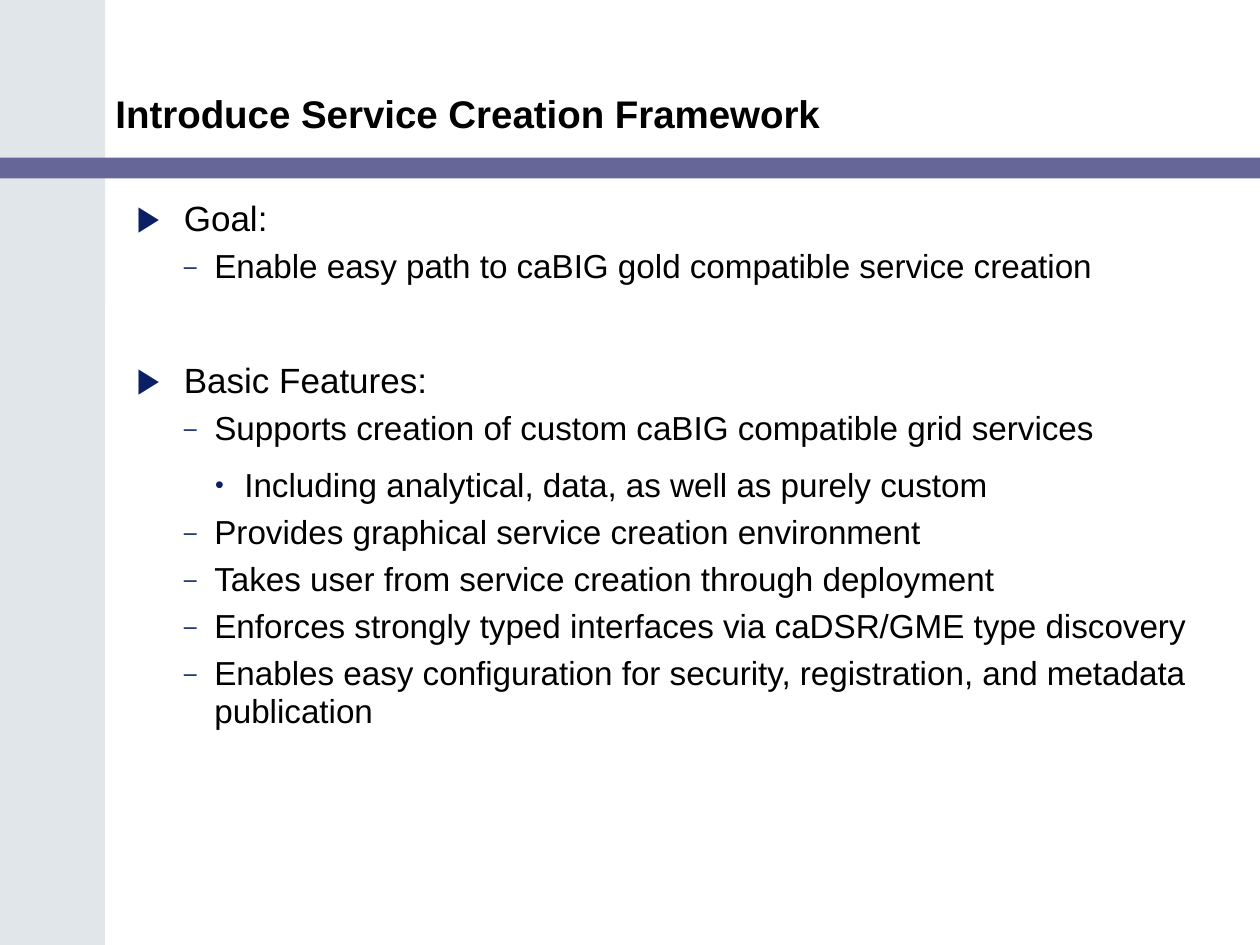
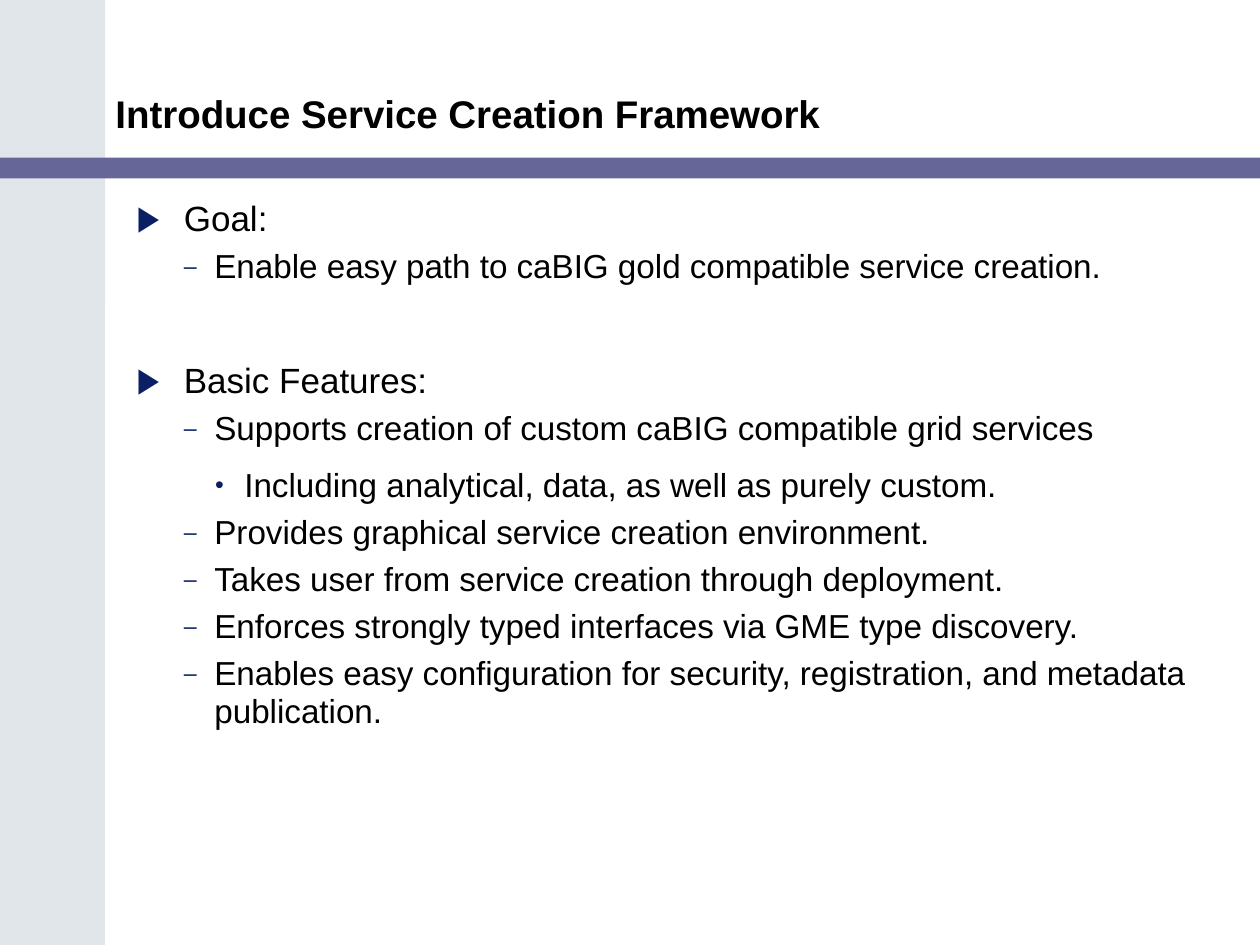
Before and after one commit to NCIP/cagrid-portal, a slide deck: slide 8 of cagrid-1-0/Documentation/presentations/200602_VCDE_ARCH/caGrid_Update_Arch_VCDE_Feb1.ppt. Drawn at 1260x945 pixels with LibreOffice and Linux fonts; fonts in the diff are those of the drawing; background and template pictures are left out. Boxes give left, top, right and bottom in pixels: in the first picture for what was removed or moved away, otherwise in the second. Text is boxed around its words. In the diff, an @@ line names an element or a change of style, - is before the commit and + after.

```diff
--- a/cagrid-1-0/Documentation/presentations/200602_VCDE_ARCH/caGrid_Update_Arch_VCDE_Feb1.ppt
+++ b/cagrid-1-0/Documentation/presentations/200602_VCDE_ARCH/caGrid_Update_Arch_VCDE_Feb1.ppt
@@ text at <box>214,254,1101,285</box>: text changed @@
-  – Enable easy path to caBIG gold compatible service creation
+  – Enable easy path to caBIG gold compatible service creation.
@@ text at <box>214,473,1185,730</box>: text changed @@
-    • Including analytical, data, as well as purely custom
-  – Provides graphical service creation environment
-  – Takes user from service creation through deployment
-  – Enforces strongly typed interfaces via caDSR/GME type discovery
-  – Enables easy configuration for security, registration, and metadata publication
+    • Including analytical, data, as well as purely custom.
+  – Provides graphical service creation environment.
+  – Takes user from service creation through deployment.
+  – Enforces strongly typed interfaces via GME type discovery.
+  – Enables easy configuration for security, registration, and metadata publication.
```
Also in this commit, not shown: 6 other slides changed, 1 slide added, 1 slide removed.
